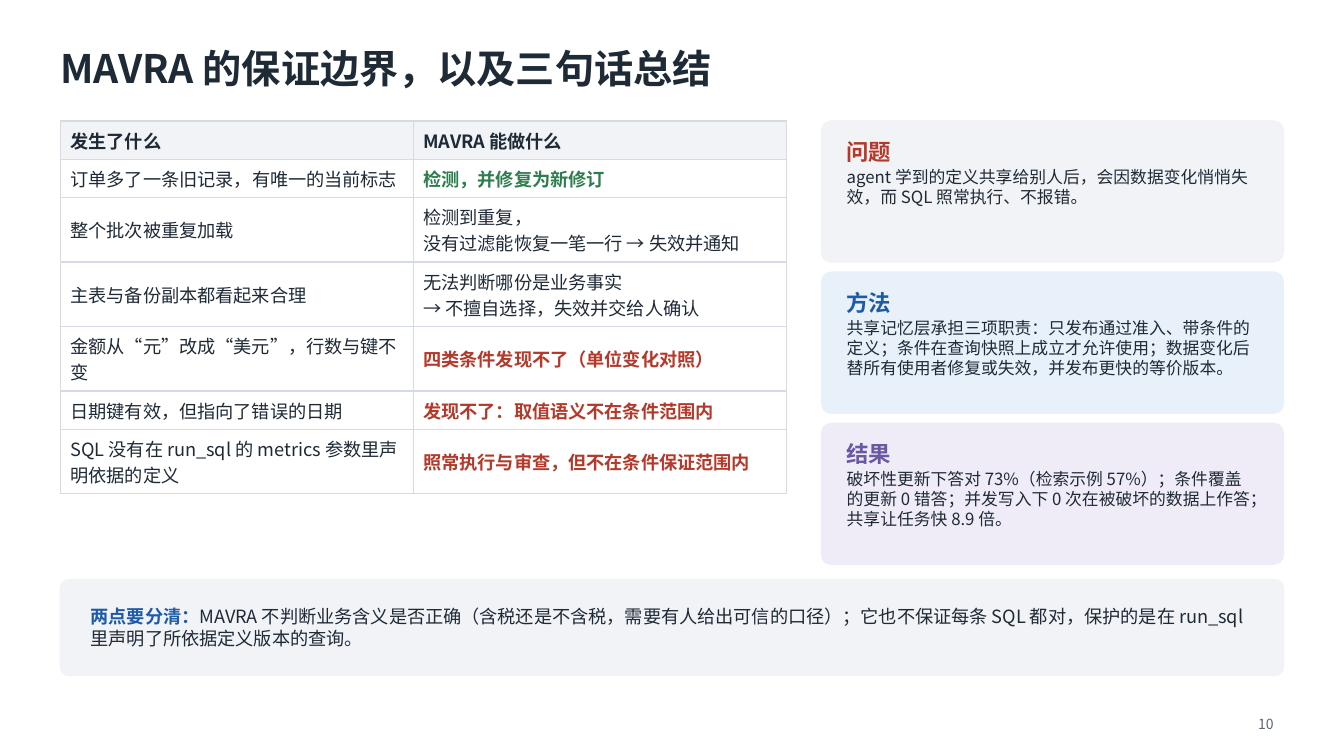
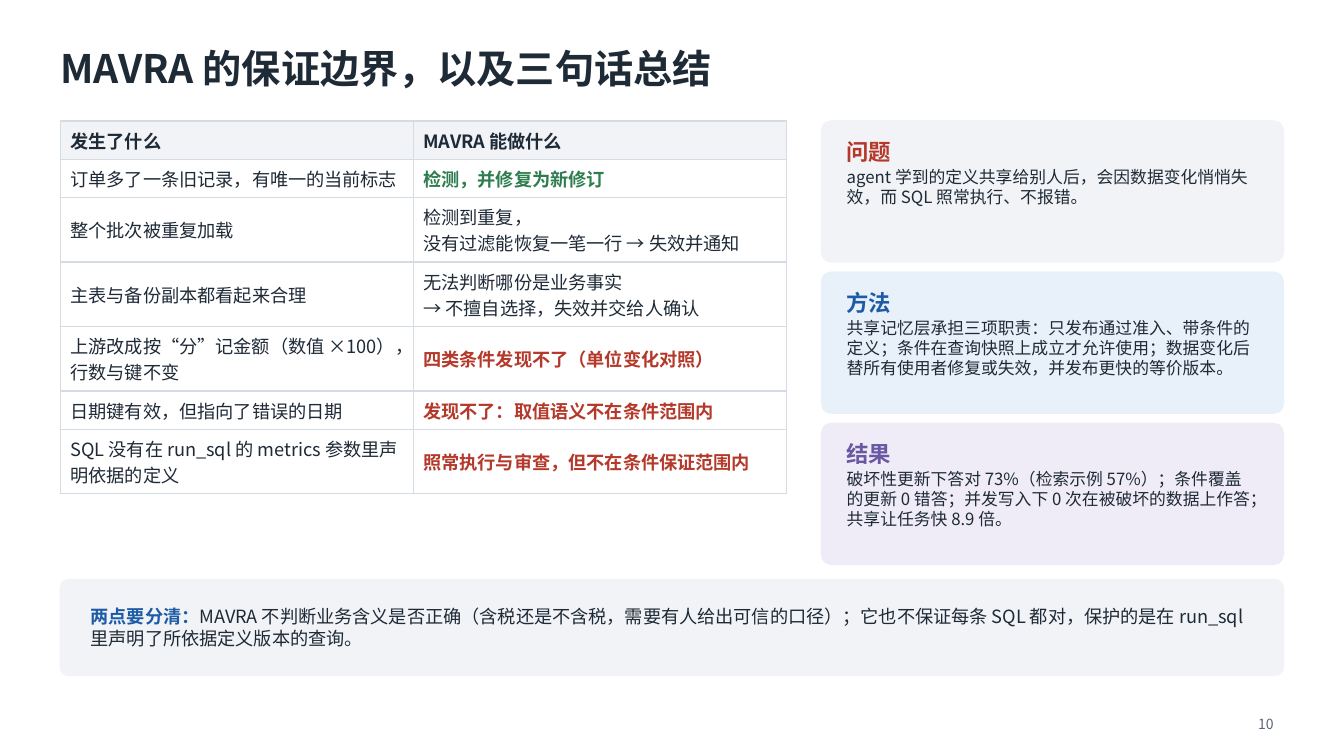
Before and after one commit to mmmttt000045/agent4db-adapter, a slide deck: slide 10 of docs/mavra-system.pptx. Drawn at 1344x756 pixels with LibreOffice and Linux fonts; fonts in the diff are those of the drawing. Boxes give left, top, right and bottom in pixels: in the first picture for what was removed or moved away, otherwise in the second. Text is boxed around its words. In the diff, an @@ line names an element or a change of style, - is before the commit and + after.

```diff
--- a/docs/mavra-system.pptx
+++ b/docs/mavra-system.pptx
@@ table at box(60, 121, 786, 488) @@
-row 5, column 1: 金额从“元”改成“美元”，行数与键不变
+row 5, column 1: 上游改成按“分”记金额（数值 ×100），行数与键不变
```
Also in this commit, not shown: 2 other slides changed, 1 other file.
